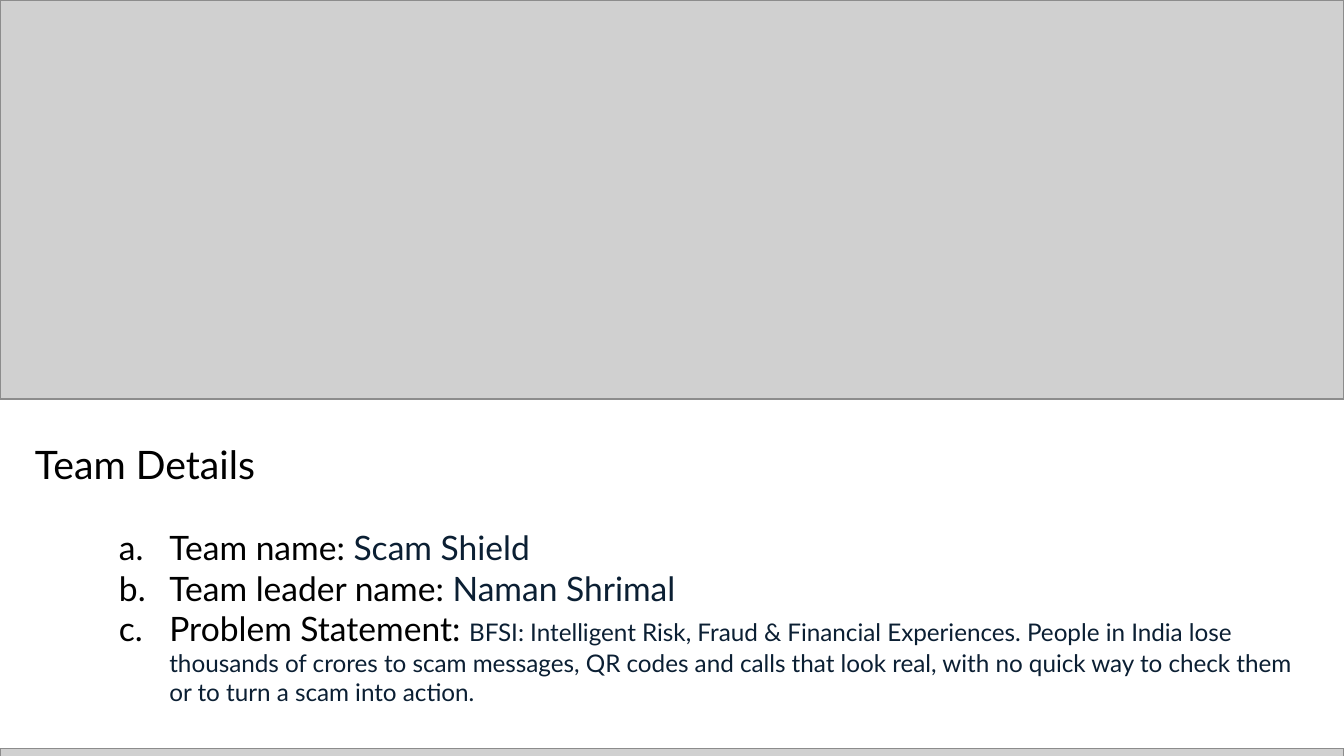
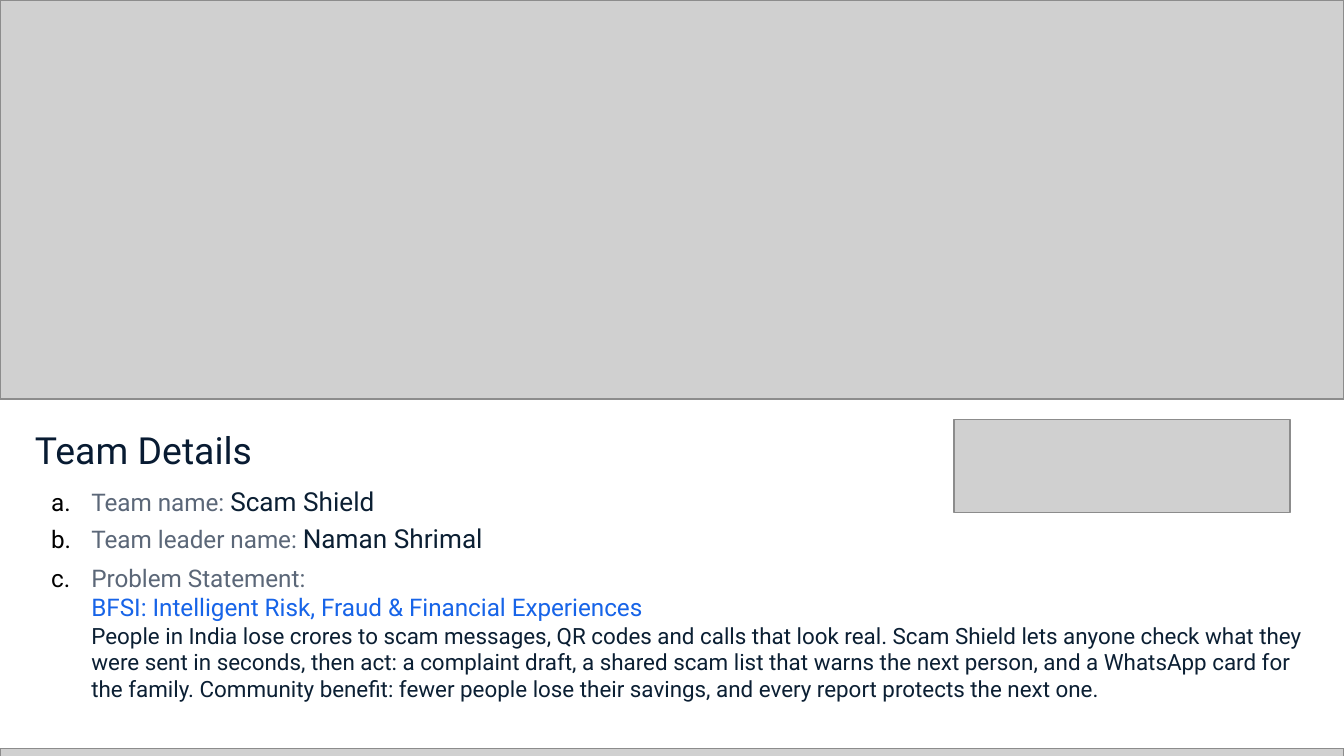
Before and after one commit to Namans12/scam-shield, a slide deck: slide 1 of docs/submission/Scam-Shield-deck.pptx. Drawn at 1344x756 pixels with LibreOffice and Linux fonts; fonts in the diff are those of the drawing; grey boxes stand for pictures. Boxes give left, top, right and bottom in pixels: in the first picture for what was removed or moved away, otherwise in the second. Text is boxed around its words. In the diff, an @@ line names an element or a change of style, - is before the commit and + after.

```diff
--- a/docs/submission/Scam-Shield-deck.pptx
+++ b/docs/submission/Scam-Shield-deck.pptx
@@ text "Team Details": place and size @@
-text "Team Details" at bbox=[35, 450, 1291, 701]
+text "Team Details" at bbox=[35, 436, 1301, 702]
@@ picture added at bbox=[954, 419, 1290, 512] @@
@@ text at bbox=[35, 436, 483, 549]: size 21 to 20 pt, text colour #000000 to #081B32 in "Team Details"; font Lato to Roboto in "Team Details", "Team name: Scam Shield", "Team leader name: Naman Shrimal"; size 18 to 13 pt, text colour #000000 to #5B6778 in "Team name:", "Team leader name:"; size 18 to 14 pt in "Scam Shield", "Naman Shrimal"; indent changed; more space between paragraphs @@
@@ text at bbox=[91, 569, 1301, 702]: text changed; size 13 to 12 pt; font Lato to Roboto @@
-  c. Problem Statement: BFSI: Intelligent Risk, Fraud & Financial Experiences. People in India lose thousands of crores to scam messages, QR codes and calls that look real, with no quick way to check them or to turn a scam into action.
+  c. Problem Statement:
+     BFSI: Intelligent Risk, Fraud & Financial Experiences
+     People in India lose crores to scam messages, QR codes and calls that look real. Scam Shield lets anyone check what they were sent in seconds, then act: a complaint draft, a shared scam list that warns the next person, and a WhatsApp card for the family. Community benefit: fewer people lose their savings, and every report protects the next one.
```
Also in this commit, not shown: 12 other slides changed, 1 slide added, 1 slide removed, 59 other files.
